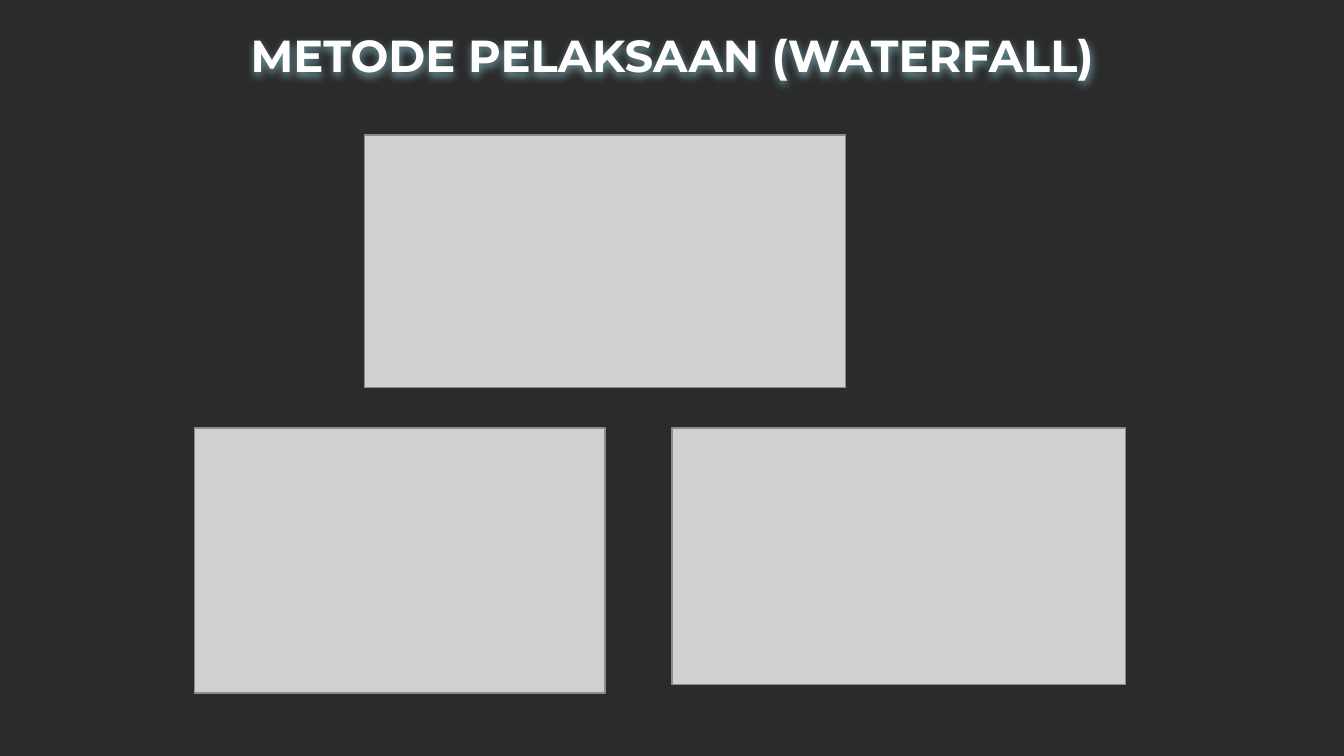
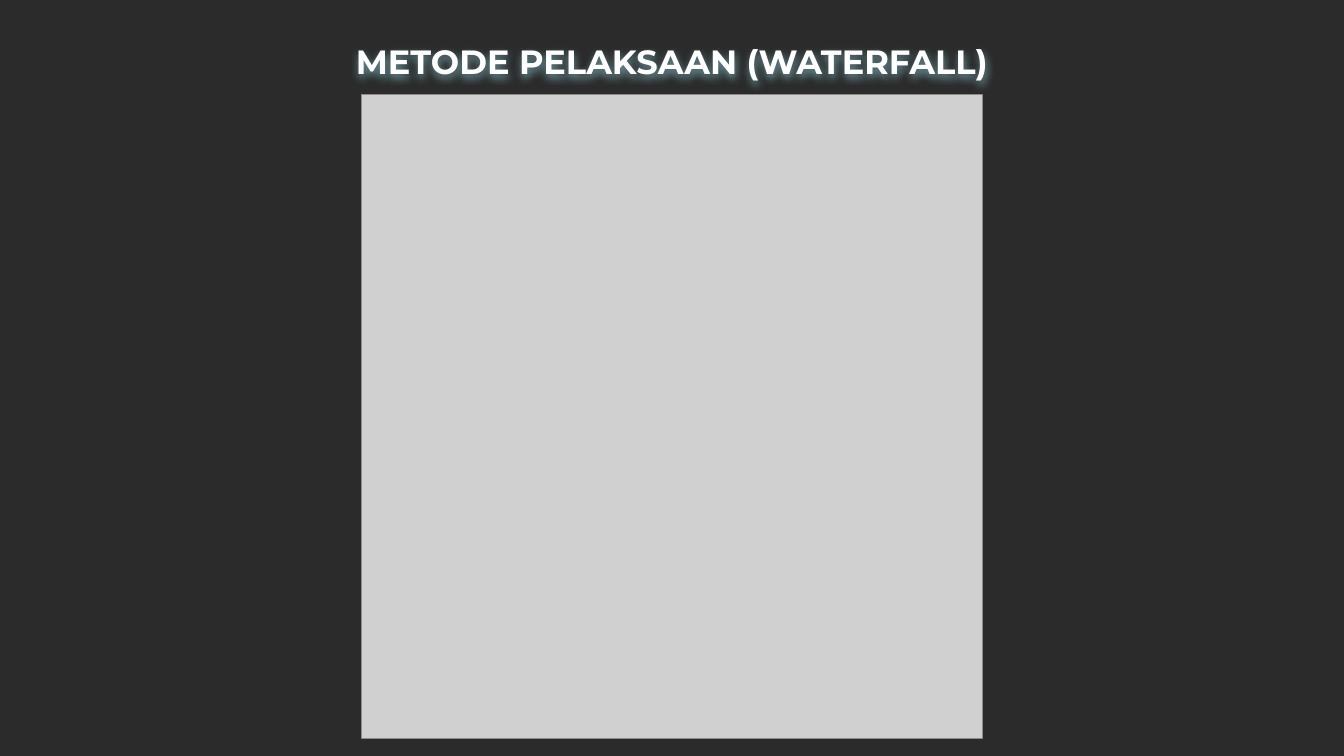
Before and after one commit to Ghesvy1105/proyek-3, a slide deck: slide 7 of ppt/UTS_PPT_KELOMPOK_6.pptx. Drawn at 1344x756 pixels with LibreOffice and Linux fonts; fonts in the diff are those of the drawing; grey boxes stand for pictures; background and template pictures are left out; a plain dark background stands for a picture behind light text. Boxes give left, top, right and bottom in pixels: in the first picture for what was removed or moved away, otherwise in the second. Text is boxed around its words. In the diff, an @@ line names an element or a change of style, - is before the commit and + after.

```diff
--- a/ppt/UTS_PPT_KELOMPOK_6.pptx
+++ b/ppt/UTS_PPT_KELOMPOK_6.pptx
@@ title "METODE PELAKSAAN (WATERFALL)" at (356,41,988,82): size 24 to 18 pt @@
@@ picture added at (362,95,982,739) @@
@@ picture removed at (364,136,845,388) @@
@@ picture removed at (195,427,605,692) @@
@@ picture removed at (672,427,1126,684) @@
```
Also in this commit, not shown: 5 other slides changed, 1 slide added.
